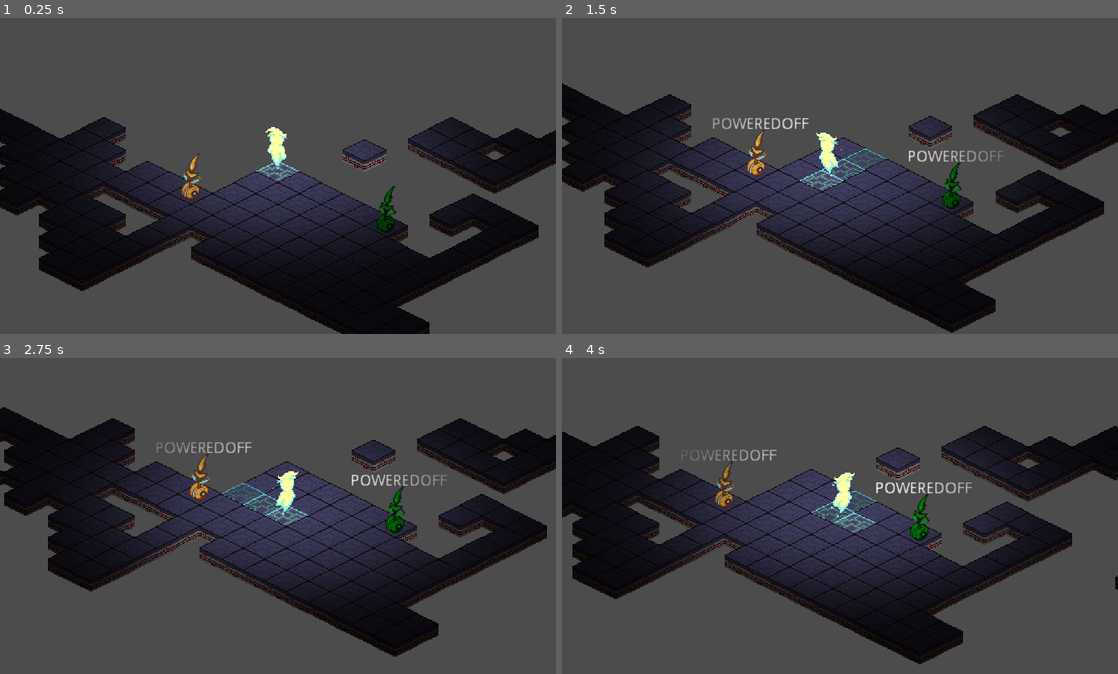
Above: before the commit, frames 1-4 (two rows, left to right).
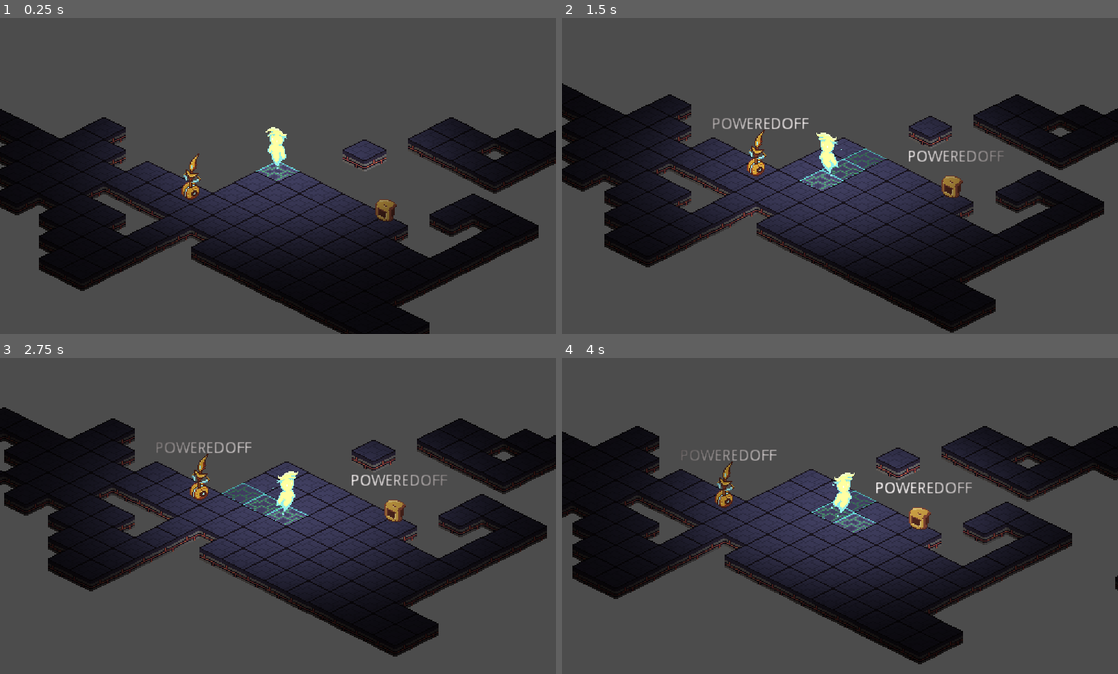
Above: after the commit, the same moments.

Repository: best-godot-team-ever/GoGodotJam
Game: Godot game, scene res://src/Levels/TestLevel.tscn
Same seed, same stepped clock (60 frames per second), same inputs: the game is played once before the commit and once after it.
Inputs (mouse positions are in pixels of both pictures, inside the frame that each line leads up to):
- Up to frame 1 (0.25 s): no input
- Up to frame 2 (1.5 s): tap Enter at 0.5 s; move the mouse to (962, 153) at 0.52 s; hold Right (ui_right) 0.53-1.28 s; tap Down (aim_down) at 0.6 s; move the mouse to (728, 188) at 1.27 s; hold S from 1.28 s (still down); tap Left (aim_left) at 1.35 s
- Up to frame 3 (2.75 s): move the mouse to (333, 440) at 2.02 s; release S at 2.03 s; hold Right (ui_right) from 2.03 s (still down); tap D (aim_right) at 2.1 s
- Up to frame 4 (4 s): move the mouse to (812, 576) at 2.77 s; release Right (ui_right) at 2.78 s; hold Up (ui_up) 2.78-3.53 s; tap W (aim_up) at 2.85 s; move the mouse to (1006, 560) at 3.52 s; hold S from 3.53 s (still down); click (1006, 560) at 3.6 s

The runs differ from the first frame. In frame 1, 0.5% of the frame differs, in the area x 32-72%, y 43-68%; in frame 2, 0.5%; in frame 3, 0.5%, in the area x 34-73%, y 30-56%; in frame 4, 0.5%.

Commit message:
WIP enemy animation

Diff:
--- a/src/Entity/Enemy/Grabber.tscn
+++ b/src/Entity/Enemy/Grabber.tscn
@@ -1,6 +1,6 @@
 [gd_scene load_steps=4 format=2]
 
-[ext_resource path="res://assets/Enemy2.png" type="Texture" id=1]
+[ext_resource path="res://assets/entities/Enemy2.png" type="Texture" id=1]
 [ext_resource path="res://src/Entity/Entity.tscn" type="PackedScene" id=2]
 [ext_resource path="res://src/Entity/Enemy/Grabber.gd" type="Script" id=3]
 
--- a/src/Entity/Enemy/Leecher.tscn
+++ b/src/Entity/Enemy/Leecher.tscn
@@ -1,16 +1,438 @@
-[gd_scene load_steps=4 format=2]
+[gd_scene load_steps=32 format=2]
 
 [ext_resource path="res://src/Entity/Entity.tscn" type="PackedScene" id=1]
-[ext_resource path="res://assets/Enemy2.png" type="Texture" id=2]
+[ext_resource path="res://assets/entities/leech-Sheet.png" type="Texture" id=2]
 [ext_resource path="res://src/Entity/Enemy/Leecher.gd" type="Script" id=3]
+
+[sub_resource type="Animation" id=1]
+length = 0.001
+tracks/0/type = "value"
+tracks/0/path = NodePath("Sprite:frame")
+tracks/0/interp = 1
+tracks/0/loop_wrap = true
+tracks/0/imported = false
+tracks/0/enabled = true
+tracks/0/keys = {
+"times": PoolRealArray( 0 ),
+"transitions": PoolRealArray( 1 ),
+"update": 0,
+"values": [ 13 ]
+}
+
+[sub_resource type="Animation" id=25]
+resource_name = "idle_back_left"
+length = 0.6
+loop = true
+tracks/0/type = "value"
+tracks/0/path = NodePath("Sprite:frame")
+tracks/0/interp = 1
+tracks/0/loop_wrap = true
+tracks/0/imported = false
+tracks/0/enabled = true
+tracks/0/keys = {
+"times": PoolRealArray( 0, 0.1, 0.2, 0.3, 0.4, 0.5 ),
+"transitions": PoolRealArray( 1, 1, 1, 1, 1, 1 ),
+"update": 1,
+"values": [ 6, 7, 8, 9, 8, 7 ]
+}
+tracks/1/type = "value"
+tracks/1/path = NodePath("Sprite:flip_h")
+tracks/1/interp = 1
+tracks/1/loop_wrap = true
+tracks/1/imported = false
+tracks/1/enabled = true
+tracks/1/keys = {
+"times": PoolRealArray( 0 ),
+"transitions": PoolRealArray( 1 ),
+"update": 1,
+"values": [ true ]
+}
+
+[sub_resource type="Animation" id=26]
+resource_name = "idle_back_right"
+length = 0.6
+loop = true
+tracks/0/type = "value"
+tracks/0/path = NodePath("Sprite:frame")
+tracks/0/interp = 1
+tracks/0/loop_wrap = true
+tracks/0/imported = false
+tracks/0/enabled = true
+tracks/0/keys = {
+"times": PoolRealArray( 0, 0.1, 0.2, 0.3, 0.4, 0.5 ),
+"transitions": PoolRealArray( 1, 1, 1, 1, 1, 1 ),
+"update": 1,
+"values": [ 6, 7, 8, 9, 8, 7 ]
+}
+tracks/1/type = "value"
+tracks/1/path = NodePath("Sprite:flip_h")
+tracks/1/interp = 1
+tracks/1/loop_wrap = true
+tracks/1/imported = false
+tracks/1/enabled = true
+tracks/1/keys = {
+"times": PoolRealArray( 0 ),
+"transitions": PoolRealArray( 1 ),
+"update": 1,
+"values": [ false ]
+}
+
+[sub_resource type="Animation" id=14]
+resource_name = "idle_front_left"
+length = 0.6
+loop = true
+tracks/0/type = "value"
+tracks/0/path = NodePath("Sprite:frame")
+tracks/0/interp = 1
+tracks/0/loop_wrap = true
+tracks/0/imported = false
+tracks/0/enabled = true
+tracks/0/keys = {
+"times": PoolRealArray( 0, 0.1, 0.2, 0.3, 0.4, 0.5 ),
+"transitions": PoolRealArray( 1, 1, 1, 1, 1, 1 ),
+"update": 1,
+"values": [ 0, 1, 2, 3, 2, 1 ]
+}
+tracks/1/type = "value"
+tracks/1/path = NodePath("Sprite:flip_h")
+tracks/1/interp = 1
+tracks/1/loop_wrap = true
+tracks/1/imported = false
+tracks/1/enabled = true
+tracks/1/keys = {
+"times": PoolRealArray( 0 ),
+"transitions": PoolRealArray( 1 ),
+"update": 1,
+"values": [ false ]
+}
+
+[sub_resource type="Animation" id=27]
+resource_name = "idle_front_right"
+length = 0.6
+loop = true
+tracks/0/type = "value"
+tracks/0/path = NodePath("Sprite:frame")
+tracks/0/interp = 1
+tracks/0/loop_wrap = true
+tracks/0/imported = false
+tracks/0/enabled = true
+tracks/0/keys = {
+"times": PoolRealArray( 0, 0.1, 0.2, 0.3, 0.4, 0.5 ),
+"transitions": PoolRealArray( 1, 1, 1, 1, 1, 1 ),
+"update": 1,
+"values": [ 0, 1, 2, 3, 2, 1 ]
+}
+tracks/1/type = "value"
+tracks/1/path = NodePath("Sprite:flip_h")
+tracks/1/interp = 1
+tracks/1/loop_wrap = true
+tracks/1/imported = false
+tracks/1/enabled = true
+tracks/1/keys = {
+"times": PoolRealArray( 0 ),
+"transitions": PoolRealArray( 1 ),
+"update": 1,
+"values": [ true ]
+}
+
+[sub_resource type="Animation" id=9]
+resource_name = "powered_off_back_left"
+length = 0.1
+tracks/0/type = "value"
+tracks/0/path = NodePath("Sprite:frame")
+tracks/0/interp = 1
+tracks/0/loop_wrap = true
+tracks/0/imported = false
+tracks/0/enabled = true
+tracks/0/keys = {
+"times": PoolRealArray( 0 ),
+"transitions": PoolRealArray( 1 ),
+"update": 1,
+"values": [ 18 ]
+}
+tracks/1/type = "value"
+tracks/1/path = NodePath("Sprite:flip_h")
+tracks/1/interp = 1
+tracks/1/loop_wrap = true
+tracks/1/imported = false
+tracks/1/enabled = true
+tracks/1/keys = {
+"times": PoolRealArray( 0 ),
+"transitions": PoolRealArray( 1 ),
+"update": 1,
+"values": [ true ]
+}
+
+[sub_resource type="Animation" id=15]
+resource_name = "powered_off_back_right"
+length = 0.1
+tracks/0/type = "value"
+tracks/0/path = NodePath("Sprite:frame")
+tracks/0/interp = 1
+tracks/0/loop_wrap = true
+tracks/0/imported = false
+tracks/0/enabled = true
+tracks/0/keys = {
+"times": PoolRealArray( 0 ),
+"transitions": PoolRealArray( 1 ),
+"update": 1,
+"values": [ 18 ]
+}
+tracks/1/type = "value"
+tracks/1/path = NodePath("Sprite:flip_h")
+tracks/1/interp = 1
+tracks/1/loop_wrap = true
+tracks/1/imported = false
+tracks/1/enabled = true
+tracks/1/keys = {
+"times": PoolRealArray( 0 ),
+"transitions": PoolRealArray( 1 ),
+"update": 1,
+"values": [ false ]
+}
+
+[sub_resource type="Animation" id=16]
+resource_name = "powered_off_front_left"
+length = 0.1
+tracks/0/type = "value"
+tracks/0/path = NodePath("Sprite:frame")
+tracks/0/interp = 1
+tracks/0/loop_wrap = true
+tracks/0/imported = false
+tracks/0/enabled = true
+tracks/0/keys = {
+"times": PoolRealArray( 0 ),
+"transitions": PoolRealArray( 1 ),
+"update": 1,
+"values": [ 12 ]
+}
+tracks/1/type = "value"
+tracks/1/path = NodePath("Sprite:flip_h")
+tracks/1/interp = 1
+tracks/1/loop_wrap = true
+tracks/1/imported = false
+tracks/1/enabled = true
+tracks/1/keys = {
+"times": PoolRealArray( 0 ),
+"transitions": PoolRealArray( 1 ),
+"update": 1,
+"values": [ false ]
+}
+
+[sub_resource type="Animation" id=17]
+resource_name = "powered_off_front_right"
+length = 0.1
+tracks/0/type = "value"
+tracks/0/path = NodePath("Sprite:frame")
+tracks/0/interp = 1
+tracks/0/loop_wrap = true
+tracks/0/imported = false
+tracks/0/enabled = true
+tracks/0/keys = {
+"times": PoolRealArray( 0 ),
+"transitions": PoolRealArray( 1 ),
+"update": 1,
+"values": [ 12 ]
+}
+tracks/1/type = "value"
+tracks/1/path = NodePath("Sprite:flip_h")
+tracks/1/interp = 1
+tracks/1/loop_wrap = true
+tracks/1/imported = false
+tracks/1/enabled = true
+tracks/1/keys = {
+"times": PoolRealArray( 0 ),
+"transitions": PoolRealArray( 1 ),
+"update": 1,
+"values": [ true ]
+}
+
+[sub_resource type="Animation" id=2]
+resource_name = "powering_on_back_left"
+length = 0.6
+tracks/0/type = "value"
+tracks/0/path = NodePath("Sprite:frame")
+tracks/0/interp = 1
+tracks/0/loop_wrap = true
+tracks/0/imported = false
+tracks/0/enabled = true
+tracks/0/keys = {
+"times": PoolRealArray( 0, 0.1, 0.2, 0.3, 0.4 ),
+"transitions": PoolRealArray( 1, 1, 1, 1, 1 ),
+"update": 1,
+"values": [ 18, 19, 20, 21, 22 ]
+}
+tracks/1/type = "value"
+tracks/1/path = NodePath("Sprite:flip_h")
+tracks/1/interp = 1
+tracks/1/loop_wrap = true
+tracks/1/imported = false
+tracks/1/enabled = true
+tracks/1/keys = {
+"times": PoolRealArray( 0 ),
+"transitions": PoolRealArray( 1 ),
+"update": 1,
+"values": [ true ]
+}
+
+[sub_resource type="Animation" id=3]
+resource_name = "powering_on_back_right"
+length = 0.6
+tracks/0/type = "value"
+tracks/0/path = NodePath("Sprite:frame")
+tracks/0/interp = 1
+tracks/0/loop_wrap = true
+tracks/0/imported = false
+tracks/0/enabled = true
+tracks/0/keys = {
+"times": PoolRealArray( 0, 0.1, 0.2, 0.3, 0.4 ),
+"transitions": PoolRealArray( 1, 1, 1, 1, 1 ),
+"update": 1,
+"values": [ 18, 19, 20, 21, 22 ]
+}
+tracks/1/type = "value"
+tracks/1/path = NodePath("Sprite:flip_h")
+tracks/1/interp = 1
+tracks/1/loop_wrap = true
+tracks/1/imported = false
+tracks/1/enabled = true
+tracks/1/keys = {
+"times": PoolRealArray( 0 ),
+"transitions": PoolRealArray( 1 ),
+"update": 1,
+"values": [ false ]
+}
+
+[sub_resource type="Animation" id=4]
+resource_name = "powering_on_front_left"
+length = 0.6
+tracks/0/type = "value"
+tracks/0/path = NodePath("Sprite:frame")
+tracks/0/interp = 1
+tracks/0/loop_wrap = true
+tracks/0/imported = false
+tracks/0/enabled = true
+tracks/0/keys = {
+"times": PoolRealArray( 0, 0.1, 0.2, 0.3, 0.4, 0.5 ),
+"transitions": PoolRealArray( 1, 1, 1, 1, 1, 1 ),
+"update": 1,
+"values": [ 12, 13, 14, 15, 16, 17 ]
+}
+tracks/1/type = "value"
+tracks/1/path = NodePath("Sprite:flip_h")
+tracks/1/interp = 1
+tracks/1/loop_wrap = true
+tracks/1/imported = false
+tracks/1/enabled = true
+tracks/1/keys = {
+"times": PoolRealArray( 0 ),
+"transitions": PoolRealArray( 1 ),
+"update": 1,
+"values": [ false ]
+}
+
+[sub_resource type="Animation" id=5]
+resource_name = "powering_on_front_right"
+length = 0.6
+tracks/0/type = "value"
+tracks/0/path = NodePath("Sprite:frame")
+tracks/0/interp = 1
+tracks/0/loop_wrap = true
+tracks/0/imported = false
+tracks/0/enabled = true
+tracks/0/keys = {
+"times": PoolRealArray( 0, 0.1, 0.2, 0.3, 0.4, 0.5 ),
+"transitions": PoolRealArray( 1, 1, 1, 1, 1, 1 ),
+"update": 1,
+"values": [ 12, 13, 14, 15, 16, 17 ]
+}
+tracks/1/type = "value"
+tracks/1/path = NodePath("Sprite:flip_h")
+tracks/1/interp = 1
+tracks/1/loop_wrap = true
+tracks/1/imported = false
+tracks/1/enabled = true
+tracks/1/keys = {
+"times": PoolRealArray( 0 ),
+"transitions": PoolRealArray( 1 ),
+"update": 1,
+"values": [ true ]
+}
+
+[sub_resource type="AnimationNodeBlendSpace2D" id=28]
+
+[sub_resource type="AnimationNodeAnimation" id=18]
+animation = "powered_off_front_left"
+
+[sub_resource type="AnimationNodeAnimation" id=19]
+animation = "powered_off_front_right"
+
+[sub_resource type="AnimationNodeAnimation" id=20]
+animation = "powered_off_back_right"
+
+[sub_resource type="AnimationNodeAnimation" id=21]
+animation = "powered_off_back_left"
+
+[sub_resource type="AnimationNodeBlendSpace2D" id=22]
+blend_point_0/node = SubResource( 18 )
+blend_point_0/pos = Vector2( 0, 0.9 )
+blend_point_1/node = SubResource( 19 )
+blend_point_1/pos = Vector2( 0.9, 0 )
+blend_point_2/node = SubResource( 20 )
+blend_point_2/pos = Vector2( 0, -0.8 )
+blend_point_3/node = SubResource( 21 )
+blend_point_3/pos = Vector2( -1, 0 )
+blend_mode = 1
+
+[sub_resource type="AnimationNodeAnimation" id=10]
+animation = "powering_on_front_left"
+
+[sub_resource type="AnimationNodeAnimation" id=11]
+animation = "powering_on_back_right"
+
+[sub_resource type="AnimationNodeAnimation" id=12]
+animation = "powering_on_front_right"
+
+[sub_resource type="AnimationNodeAnimation" id=13]
+animation = "powering_on_back_left"
+
+[sub_resource type="AnimationNodeBlendSpace2D" id=6]
+blend_point_0/node = SubResource( 10 )
+blend_point_0/pos = Vector2( 0, 1 )
+blend_point_1/node = SubResource( 11 )
+blend_point_1/pos = Vector2( 0, -1 )
+blend_point_2/node = SubResource( 12 )
+blend_point_2/pos = Vector2( 1, 0 )
+blend_point_3/node = SubResource( 13 )
+blend_point_3/pos = Vector2( -1, 0 )
+blend_mode = 1
+
+[sub_resource type="AnimationNodeStateMachineTransition" id=23]
+
+[sub_resource type="AnimationNodeStateMachineTransition" id=29]
+switch_mode = 2
+
+[sub_resource type="AnimationNodeStateMachine" id=7]
+states/idle/node = SubResource( 28 )
+states/idle/position = Vector2( 860, 138 )
+states/powered_off/node = SubResource( 22 )
+states/powered_off/position = Vector2( 291, 153 )
+states/powering_up/node = SubResource( 6 )
+states/powering_up/position = Vector2( 588, 84 )
+transitions = [ "powered_off", "powering_up", SubResource( 23 ), "powering_up", "idle", SubResource( 29 ) ]
+start_node = "powered_off"
+
+[sub_resource type="AnimationNodeStateMachinePlayback" id=8]
 
 [node name="Leecher" instance=ExtResource( 1 )]
 script = ExtResource( 3 )
 
 [node name="Sprite" parent="." index="0"]
-modulate = Color( 0, 0.72549, 0.0980392, 1 )
 texture = ExtResource( 2 )
 offset = Vector2( 0, -15 )
+hframes = 6
+vframes = 4
+frame = 13
 
 [node name="Label" type="Label" parent="." index="2"]
 margin_left = -41.0
@@ -22,3 +444,27 @@
 __meta__ = {
 "_edit_use_anchors_": false
 }
+
+[node name="AnimationPlayer" parent="." index="3"]
+anims/RESET = SubResource( 1 )
+anims/idle_back_left = SubResource( 25 )
+anims/idle_back_right = SubResource( 26 )
+anims/idle_front_left = SubResource( 14 )
+anims/idle_front_right = SubResource( 27 )
+anims/powered_off_back_left = SubResource( 9 )
+anims/powered_off_back_right = SubResource( 15 )
+anims/powered_off_front_left = SubResource( 16 )
+anims/powered_off_front_right = SubResource( 17 )
+anims/powering_on_back_left = SubResource( 2 )
+anims/powering_on_back_right = SubResource( 3 )
+anims/powering_on_front_left = SubResource( 4 )
+anims/powering_on_front_right = SubResource( 5 )
+
+[node name="AnimationTree" parent="." index="4"]
+tree_root = SubResource( 7 )
+anim_player = NodePath("../AnimationPlayer")
+active = true
+parameters/playback = SubResource( 8 )
+parameters/idle/blend_position = Vector2( 0, 0 )
+parameters/powered_off/blend_position = Vector2( -0.252595, 0.327586 )
+parameters/powering_up/blend_position = Vector2( -0.0190312, 0.534483 )
--- a/src/Entity/Player/Player.tscn
+++ b/src/Entity/Player/Player.tscn
@@ -1,6 +1,6 @@
 [gd_scene load_steps=28 format=2]
 
-[ext_resource path="res://assets/Player-Sheet.png" type="Texture" id=1]
+[ext_resource path="res://assets/entities/Player-Sheet.png" type="Texture" id=1]
 [ext_resource path="res://assets/light.png" type="Texture" id=2]
 [ext_resource path="res://src/Entity/Player/Player.gd" type="Script" id=3]
 [ext_resource path="res://src/Entity/Entity.tscn" type="PackedScene" id=4]
Renamed: assets/Enemy2.png -> assets/entities/Enemy2.png
Not shown, added: assets/entities/Enemy2.png.import
Renamed: assets/Player-Sheet.png -> assets/entities/Player-Sheet.png
Not shown, changed: assets/entities/Player-Sheet.png.import
Binary file added: assets/entities/leech-Sheet.png
Not shown, changed: assets/entities/leech-Sheet.png.import
Binary file removed: assets/unknown.png
